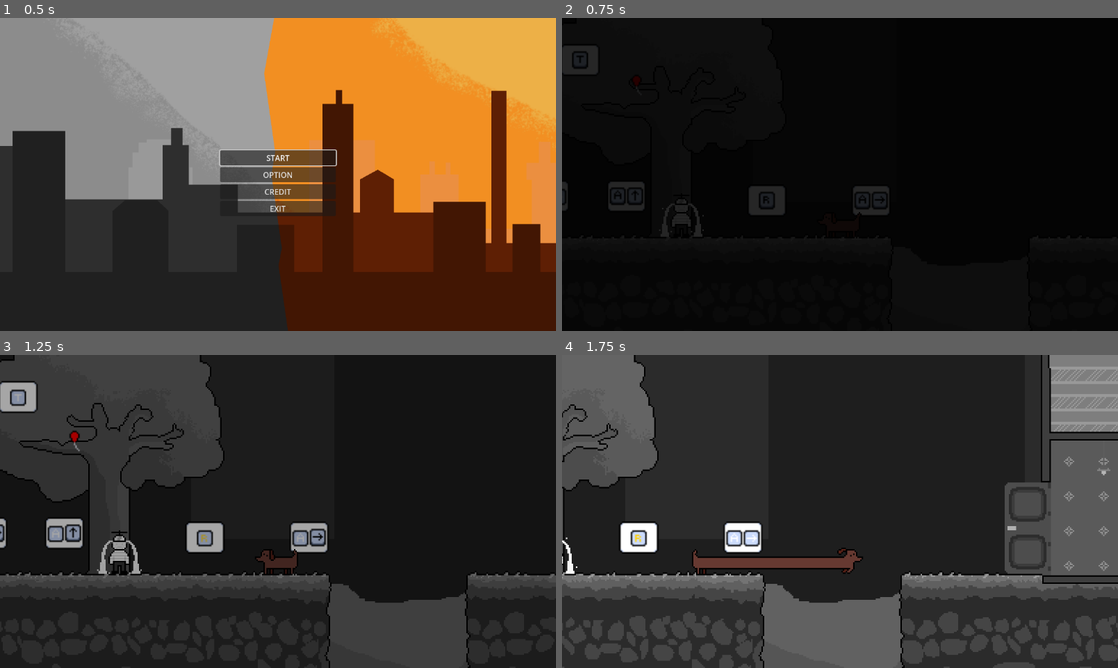
Above: before the commit, frames 1-4 (two rows, left to right).
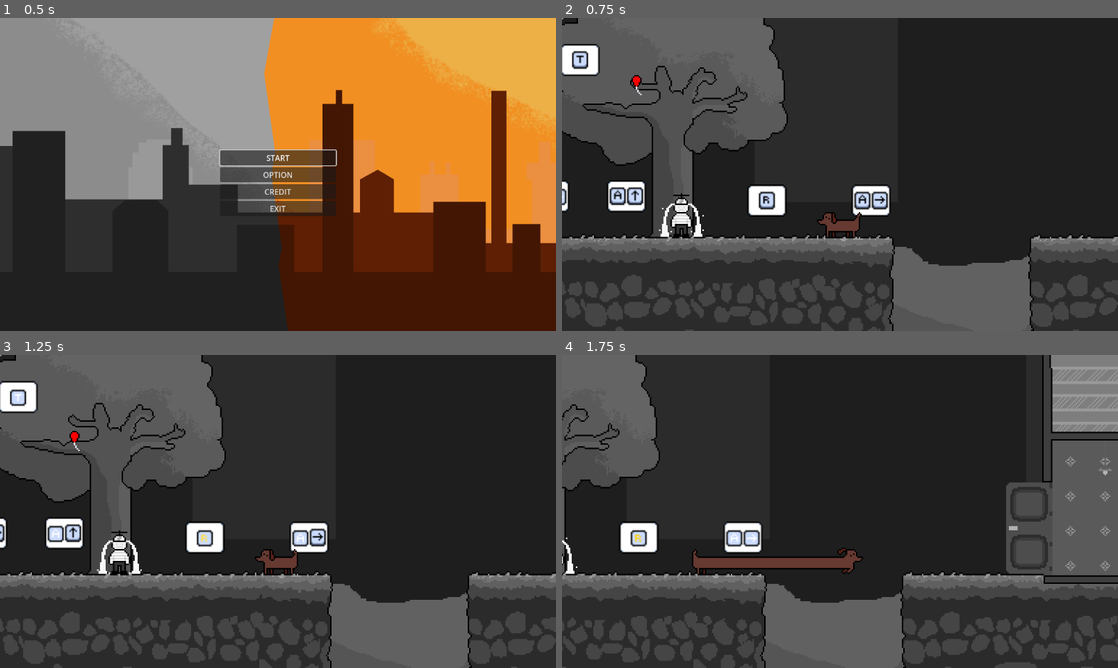
Above: after the commit, the same moments.

Repository: antonin-tarrade/SausageSerenity
Game: Godot game, scene res://Menu/main.tscn
Two runs of this game, one before a commit and one after it. Both use one fixed random seed, a clock stepped at 60 frames per second and the inputs below. The engine's default icon, where the game draws it, is replaced by a stand-in: a white triangle on a blue panel in a dark square.
Inputs:
- Up to frame 1 (0.5 s): no input
- Up to frame 2 (0.75 s): click "START" at 0.5 s
- Up to frame 3 (1.25 s): no input
- Up to frame 4 (1.75 s): hold Right (ui_right) from 1.28 s (still down); hold A (extend) from 1.28 s (still down)

Frame 1 is identical in both runs. In frame 2, 98% of the frame differs, in the area x 0-100%, y 0-100%; in frame 3, 28%; in frame 4, 3.3%.

Commit message:
vase fleur

Diff:
--- a/ObjectData.gd
+++ b/ObjectData.gd
@@ -14,3 +14,7 @@
 @export var icon_destroyed_1: Texture2D
 @export var icon_destroyed_2: Texture2D
 @export var icon_destroyed_3: Texture2D
+
+# object which appears when self is destroyed
+@export var does_spawn_object: bool = false
+@export var object: Item = null
--- a/Objets/Lampe.tres
+++ b/Objets/Lampe.tres
@@ -21,3 +21,4 @@
 icon_destroyed_1 = ExtResource("2_6puc8")
 icon_destroyed_2 = ExtResource("3_etj6y")
 icon_destroyed_3 = ExtResource("4_xwwg1")
+does_spawn_object = false
--- a/Objets/assiette.tres
+++ b/Objets/assiette.tres
@@ -7,7 +7,7 @@
 script = ExtResource("1_vnj14")
 id = "tout_casser"
 icon = ExtResource("1_a81r7")
-isTakable = false
+isTakable = null
 isPushable = true
 isDestroyable = true
-positionShape = Vector2(0, 0)
+positionShape = null
--- a/Objets/ballon_appart.tres
+++ b/Objets/ballon_appart.tres
@@ -15,3 +15,4 @@
 isDestroyable = false
 collisionShape = SubResource("CircleShape2D_ira6b")
 positionShape = Vector2(0, 4)
+does_spawn_object = false
--- a/Objets/ballon_eau.tres
+++ b/Objets/ballon_eau.tres
@@ -15,3 +15,4 @@
 isDestroyable = false
 collisionShape = SubResource("CircleShape2D_pipx7")
 positionShape = Vector2(0, 4)
+does_spawn_object = false
--- a/Objets/ballon_immeuble.tres
+++ b/Objets/ballon_immeuble.tres
@@ -15,3 +15,4 @@
 isDestroyable = false
 collisionShape = SubResource("CircleShape2D_8d17p")
 positionShape = Vector2(0, 4)
+does_spawn_object = false
--- a/Objets/baudruche.tres
+++ b/Objets/baudruche.tres
@@ -16,3 +16,4 @@
 isDestroyable = false
 collisionShape = SubResource("CapsuleShape2D_52k47")
 positionShape = Vector2(0, -3)
+does_spawn_object = false
--- a/Objets/chat.tres
+++ b/Objets/chat.tres
@@ -16,3 +16,4 @@
 isDestroyable = false
 collisionShape = SubResource("CapsuleShape2D_yp5gg")
 positionShape = Vector2(0, 0)
+does_spawn_object = false
--- a/Objets/cle.tres
+++ b/Objets/cle.tres
@@ -16,3 +16,4 @@
 isDestroyable = false
 collisionShape = SubResource("CapsuleShape2D_e3g6o")
 positionShape = Vector2(0, 2)
+does_spawn_object = false
--- a/Objets/douche.tres
+++ b/Objets/douche.tres
@@ -15,3 +15,4 @@
 isDestroyable = null
 collisionShape = SubResource("CircleShape2D_imbhr")
 positionShape = Vector2(0, 0)
+does_spawn_object = false
--- a/Objets/mot_doux.tres
+++ b/Objets/mot_doux.tres
@@ -16,3 +16,4 @@
 isDestroyable = false
 collisionShape = SubResource("CapsuleShape2D_qsxrc")
 positionShape = Vector2(0, 2)
+does_spawn_object = false
--- a/Objets/puzzle1.tres
+++ b/Objets/puzzle1.tres
@@ -15,3 +15,4 @@
 isDestroyable = false
 collisionShape = SubResource("RectangleShape2D_113ww")
 positionShape = Vector2(2, 4)
+does_spawn_object = false
--- a/Objets/puzzle2.tres
+++ b/Objets/puzzle2.tres
@@ -15,3 +15,4 @@
 isDestroyable = false
 collisionShape = SubResource("RectangleShape2D_yf11n")
 positionShape = Vector2(2, 4)
+does_spawn_object = false
--- a/Objets/rose.tres
+++ b/Objets/rose.tres
@@ -16,3 +16,4 @@
 isDestroyable = false
 collisionShape = SubResource("CapsuleShape2D_rnpnm")
 positionShape = Vector2(0, 0)
+does_spawn_object = false
--- a/Objets/vase.tres
+++ b/Objets/vase.tres
@@ -22,3 +22,4 @@
 icon_destroyed_1 = ExtResource("2_tkv7w")
 icon_destroyed_2 = ExtResource("3_dt5wk")
 icon_destroyed_3 = ExtResource("4_jd4b7")
+does_spawn_object = false
--- /dev/null
+++ b/Objets/vase_fleur.tres
@@ -0,0 +1,26 @@
+[gd_resource type="Resource" script_class="Item" load_steps=8 format=3 uid="uid://6o0g0edkg7vt"]
+
+[ext_resource type="Texture2D" uid="uid://g4172i1ogqyx" path="res://TilesObjets/vase_fleur.png" id="1_4r4pm"]
+[ext_resource type="Script" path="res://ObjectData.gd" id="1_xfabk"]
+[ext_resource type="Texture2D" uid="uid://ffetsmt55vgg" path="res://TilesObjets/destroyed/tile002.png" id="2_o8hxl"]
+[ext_resource type="Texture2D" uid="uid://cxpd6sd5k2i0s" path="res://TilesObjets/destroyed/tile005.png" id="3_d7dl6"]
+[ext_resource type="Texture2D" uid="uid://8nw67b5gsnqp" path="res://TilesObjets/destroyed/tile008.png" id="4_oygg3"]
+[ext_resource type="Resource" uid="uid://boy7742xc2823" path="res://Objets/rose.tres" id="5_1eihp"]
+
+[sub_resource type="RectangleShape2D" id="RectangleShape2D_gg4ly"]
+size = Vector2(16, 22)
+
+[resource]
+script = ExtResource("1_xfabk")
+id = "vase_fleur"
+icon = ExtResource("1_4r4pm")
+isTakable = false
+isPushable = false
+isDestroyable = true
+collisionShape = SubResource("RectangleShape2D_gg4ly")
+positionShape = Vector2(0, 0)
+icon_destroyed_1 = ExtResource("2_o8hxl")
+icon_destroyed_2 = ExtResource("3_d7dl6")
+icon_destroyed_3 = ExtResource("4_oygg3")
+does_spawn_object = true
+object = ExtResource("5_1eihp")
--- a/Objets/verification_exploration.tres
+++ b/Objets/verification_exploration.tres
@@ -15,3 +15,4 @@
 isDestroyable = false
 collisionShape = SubResource("RectangleShape2D_ocqlv")
 positionShape = Vector2(-0.5, 3.5)
+does_spawn_object = false
--- a/Objets/verre.tres
+++ b/Objets/verre.tres
@@ -22,3 +22,4 @@
 icon_destroyed_1 = ExtResource("2_3e7rj")
 icon_destroyed_2 = ExtResource("3_d0lfc")
 icon_destroyed_3 = ExtResource("4_xn3mk")
+does_spawn_object = false
--- a/Scenes/chien_saucisse.tscn
+++ b/Scenes/chien_saucisse.tscn
@@ -2551,7 +2551,6 @@
 position = Vector2(-13, 3)
 
 [node name="ZoneDePick" type="Area2D" parent="."]
-visible = false
 collision_mask = 2
 
 [node name="CollisionShape2D" type="CollisionShape2D" parent="ZoneDePick"]
@@ -2562,7 +2561,7 @@
 collision_layer = 0
 
 [node name="ColWall" type="CollisionShape2D" parent="WallDetect"]
-position = Vector2(-117, 9.5)
+position = Vector2(-116, 10.5)
 shape = SubResource("RectangleShape2D_tn4it")
 
 [node name="DogSoundEffect" type="AudioStreamPlayer" parent="."]
--- a/Scenes/decor.tscn
+++ b/Scenes/decor.tscn
@@ -1,13 +1,16 @@
-[gd_scene load_steps=25 format=3 uid="uid://brsj6mnt6yui7"]
+[gd_scene load_steps=28 format=3 uid="uid://brsj6mnt6yui7"]
 
 [ext_resource type="Shader" path="res://Shaders/shader_script.gdshader" id="1_0ihyi"]
 [ext_resource type="Script" path="res://Scripts/decor.gd" id="1_ajl5u"]
-[ext_resource type="Texture2D" uid="uid://dv2pm5pspumn8" path="res://Dessins/BackGroundEnd.png" id="3_b2x5x"]
 [ext_resource type="Texture2D" uid="uid://donfpm40d0xn1" path="res://Dessins/douche.png" id="3_etyu3"]
+[ext_resource type="Texture2D" uid="uid://b7r3l2lbkfrpk" path="res://Sprites/ThirdBg.png" id="3_jtd3p"]
 
 [sub_resource type="ShaderMaterial" id="ShaderMaterial_x3oqo"]
 shader = ExtResource("1_0ihyi")
 shader_parameter/taux_joie = 0.0
+
+[sub_resource type="RectangleShape2D" id="RectangleShape2D_8fhkx"]
+size = Vector2(35, 3)
 
 [sub_resource type="RectangleShape2D" id="RectangleShape2D_0hg1g"]
 size = Vector2(43, 8)
@@ -92,6 +95,12 @@
 "speed": 5.0
 }]
 
+[sub_resource type="RectangleShape2D" id="RectangleShape2D_sc40q"]
+size = Vector2(36, 3)
+
+[sub_resource type="RectangleShape2D" id="RectangleShape2D_cp5f5"]
+size = Vector2(34, 5)
+
 [node name="Decor" type="Node2D"]
 script = ExtResource("1_ajl5u")
 
@@ -100,7 +109,15 @@
 material = SubResource("ShaderMaterial_x3oqo")
 offset_right = 40.0
 offset_bottom = 40.0
-texture = ExtResource("3_b2x5x")
+texture = ExtResource("3_jtd3p")
+
+[node name="Table11" type="StaticBody2D" parent="."]
+position = Vector2(1225, 497)
+
+[node name="CollisionShape2D" type="CollisionShape2D" parent="Table11"]
+position = Vector2(-0.5, 0.5)
+shape = SubResource("RectangleShape2D_8fhkx")
+one_way_collision = true
 
 [node name="Branche" type="StaticBody2D" parent="."]
 position = Vector2(85, 820)
@@ -333,3 +350,19 @@
 sprite_frames = SubResource("SpriteFrames_n6i47")
 animation = &"douche_coulante"
 frame_progress = 0.163287
+
+[node name="Table12" type="StaticBody2D" parent="."]
+position = Vector2(1448, 497)
+
+[node name="CollisionShape2D" type="CollisionShape2D" parent="Table12"]
+position = Vector2(0, 0.5)
+shape = SubResource("RectangleShape2D_sc40q")
+one_way_collision = true
+
+[node name="Table13" type="StaticBody2D" parent="."]
+position = Vector2(636, 690)
+
+[node name="CollisionShape2D" type="CollisionShape2D" parent="Table13"]
+position = Vector2(0, 0.5)
+shape = SubResource("RectangleShape2D_cp5f5")
+one_way_collision = true
--- a/Scenes/main.tscn
+++ b/Scenes/main.tscn
@@ -15,7 +15,6 @@
 [ext_resource type="PackedScene" uid="uid://dri423lovjsxw" path="res://Scenes/Mission.tscn" id="7_exk0v"]
 [ext_resource type="Resource" uid="uid://b5hnul0wtfdr1" path="res://Objets/ballon_immeuble.tres" id="7_hsa44"]
 [ext_resource type="Texture2D" uid="uid://ccybloapjpnqa" path="res://TilesObjets/tile002.png" id="8_p0yte"]
-[ext_resource type="Resource" uid="uid://boy7742xc2823" path="res://Objets/rose.tres" id="9_1dqtn"]
 [ext_resource type="Resource" uid="uid://hh7y7nu80g8m" path="res://Objets/verre.tres" id="9_dbj6m"]
 [ext_resource type="Script" path="res://Scripts/Missions/Mission_baudruche.gd" id="9_ots5p"]
 [ext_resource type="Resource" uid="uid://c1efnkbamugk7" path="res://Objets/ballon_eau.tres" id="10_llfd6"]
@@ -32,6 +31,7 @@
 [ext_resource type="Texture2D" uid="uid://jofrn3os448d" path="res://TilesObjets/tile000.png" id="16_eljw5"]
 [ext_resource type="Resource" uid="uid://cg0bf4y3cw058" path="res://Objets/vase.tres" id="16_tu7k8"]
 [ext_resource type="Resource" uid="uid://bc204q5dfonii" path="res://Objets/douche.tres" id="16_vkrxl"]
+[ext_resource type="Resource" uid="uid://6o0g0edkg7vt" path="res://Objets/vase_fleur.tres" id="17_hy55f"]
 [ext_resource type="Script" path="res://Scripts/Missions/Mission_ballon_appart.gd" id="17_lvmad"]
 [ext_resource type="Script" path="res://Scripts/Missions/Mission_douche.gd" id="18_oge4c"]
 [ext_resource type="Script" path="res://Scripts/Missions/Mission_ballon_immeuble.gd" id="19_e3hvw"]
@@ -422,7 +422,6 @@
 
 [node name="Decor" parent="." instance=ExtResource("4_5016y")]
 unique_name_in_owner = true
-position = Vector2(-1, 0)
 
 [node name="Objets" type="Node2D" parent="." groups=["objets"]]
 
@@ -449,14 +448,6 @@
 [node name="BalleImmeuble" parent="Objets" instance=ExtResource("4_40vl5")]
 position = Vector2(1072, 417)
 iteminfo = ExtResource("7_hsa44")
-
-[node name="Rose" parent="Objets" instance=ExtResource("4_40vl5")]
-position = Vector2(1979, 899)
-iteminfo = ExtResource("9_1dqtn")
-
-[node name="BallonEau" parent="Objets" instance=ExtResource("4_40vl5")]
-position = Vector2(20, 884)
-iteminfo = ExtResource("10_llfd6")
 
 [node name="MotDoux" parent="Objets" instance=ExtResource("4_40vl5")]
 position = Vector2(1061, 513)
@@ -492,7 +483,7 @@
 
 [node name="VaseRose" parent="Objets" instance=ExtResource("4_40vl5")]
 position = Vector2(1480, 791)
-iteminfo = ExtResource("16_tu7k8")
+iteminfo = ExtResource("17_hy55f")
 
 [node name="Vase2" parent="Objets" instance=ExtResource("4_40vl5")]
 position = Vector2(1486, 599)
@@ -501,6 +492,10 @@
 [node name="Vase3" parent="Objets" instance=ExtResource("4_40vl5")]
 position = Vector2(1595, 600)
 iteminfo = ExtResource("16_tu7k8")
+
+[node name="Ballon_Eau" parent="Objets" instance=ExtResource("4_40vl5")]
+position = Vector2(1582, 773)
+iteminfo = ExtResource("10_llfd6")
 
 [node name="Personnages" type="Node2D" parent="."]
 
@@ -526,7 +521,7 @@
 anim_heureux = "kid_1_happy"
 
 [node name="BillBoue" type="Node2D" parent="Personnages"]
-position = Vector2(858, 880)
+position = Vector2(633, 780)
 metadata/_edit_group_ = true
 
 [node name="Personnage" parent="Personnages/BillBoue" instance=ExtResource("2_m3qme")]
@@ -678,7 +673,7 @@
 material = SubResource("ShaderMaterial_5ib2d")
 
 [node name="BillRose" type="Node2D" parent="Personnages"]
-position = Vector2(1224, 588)
+position = Vector2(1593, 492)
 metadata/_edit_group_ = true
 
 [node name="Requete" type="Sprite2D" parent="Personnages/BillRose"]
@@ -722,7 +717,6 @@
 anim_heureux = "meuf_happy"
 
 [node name="MechantBill" type="Node2D" parent="Personnages"]
-visible = false
 position = Vector2(1629, 752)
 metadata/_edit_group_ = true
 
@@ -738,7 +732,7 @@
 scale = Vector2(1, 1)
 texture = ExtResource("12_ydduq")
 script = ExtResource("20_q6trk")
-ballon = NodePath("../../../../../Objets/BallonEau")
+ballon = NodePath("../../../../../Objets/Ballon_Eau")
 
 [node name="Personnage" parent="Personnages/MechantBill" instance=ExtResource("2_m3qme")]
 material = SubResource("ShaderMaterial_abs7k")
@@ -767,7 +761,7 @@
 isTakable = true
 
 [node name="AttendRomantiqueBill" type="Node2D" parent="Personnages"]
-position = Vector2(1642, 494)
+position = Vector2(1612, 880)
 metadata/_edit_group_ = true
 
 [node name="Requete" type="Sprite2D" parent="Personnages/AttendRomantiqueBill"]
@@ -914,6 +908,7 @@
 follow_viewport_enabled = true
 
 [node name="ColorRect" type="ColorRect" parent="AnimationEntreeScenes/CanvasLayer"]
+visible = false
 top_level = true
 anchors_preset = 8
 anchor_left = 0.5
--- a/Scenes/objet.tscn
+++ b/Scenes/objet.tscn
@@ -17,3 +17,4 @@
 shape = SubResource("RectangleShape2D_c0aw3")
 
 [node name="ObjetTexture" type="Sprite2D" parent="."]
+texture_filter = 3
--- a/Scripts/Objet.gd
+++ b/Scripts/Objet.gd
@@ -17,6 +17,9 @@
 var isDestroyable = false
 
 var destroyed_parts = []
+
+var does_spawn_object = false
+var object: Item = null
 
 signal destroyed
 
@@ -55,6 +58,15 @@
 		destroyed_part.get_node("Sprite").texture = destroyed_parts[i]
 		get_parent().add_child(destroyed_part)
 		destroyed_part.position = position + Vector2(5*i, 5*i)
+
+	if does_spawn_object:
+		var objet_scene: PackedScene = load("res://Scenes/objet.tscn")
+		var objet_instance: Objet = objet_scene.instantiate()
+		add_sibling(objet_instance)
+		objet_instance.iteminfo = iteminfo.object
+		objet_instance.load_resource()
+		objet_instance.global_position = self.global_position
+
 	self.queue_free()
 
 func load_resource() :
@@ -68,6 +80,8 @@
 	print(iteminfo.positionShape)
 	collider["shape"] = iteminfo.collisionShape
 	collider["position"] = iteminfo.positionShape
+	self.does_spawn_object = iteminfo.does_spawn_object
+	self.object = iteminfo.object
 
 	if isDestroyable:
 		destroyed_parts.append(iteminfo.icon_destroyed_1)
--- a/Scripts/chien_saucisse.gd
+++ b/Scripts/chien_saucisse.gd
@@ -126,7 +126,6 @@
 			x = 0
 			old_e = 0.0
 			play_sound_effect(sound_shrink)
-			walldetect.position = walldetect_pos
 		ed = shrinkage()
 		y += 1
 		for tree in all_tree :
@@ -289,7 +288,7 @@
 			position.y -= mov
 			v = true
 	old_s = s
-	if v and height(c_polygon.polygon) <= height(normal_polygon):
+	if (v and height(c_polygon.polygon) <= height(normal_polygon)) or (!v and length(c_polygon.polygon) <= length(normal_polygon)):
 		c_polygon.polygon = normal_polygon
 		c_polygon.position = normal_position
 		head.position = head_position
@@ -299,17 +298,7 @@
 		is_extended = false
 		max_ex = false
 		camera.position = Vector2(0,-40)
-		return -1
-	elif !v and length(c_polygon.polygon) <= length(normal_polygon):
-		c_polygon.polygon = normal_polygon
-		c_polygon.position = normal_position
-		head.position = head_position
-		back.position = back_position
-		body_side.region_rect = Rect2(0,0,0,32)
-		body_up.region_rect = Rect2(0,0,32,0)
-		is_extended = false
-		max_ex = false
-		camera.position = Vector2(0,-40)
+		walldetect.position = walldetect_pos
 		return -1
 	else:
 		return ed
Binary file changed: Sprites/ThirdBg.png
Binary file added: TilesObjets/vase_fleur.png
Not shown, added: TilesObjets/vase_fleur.png.import
